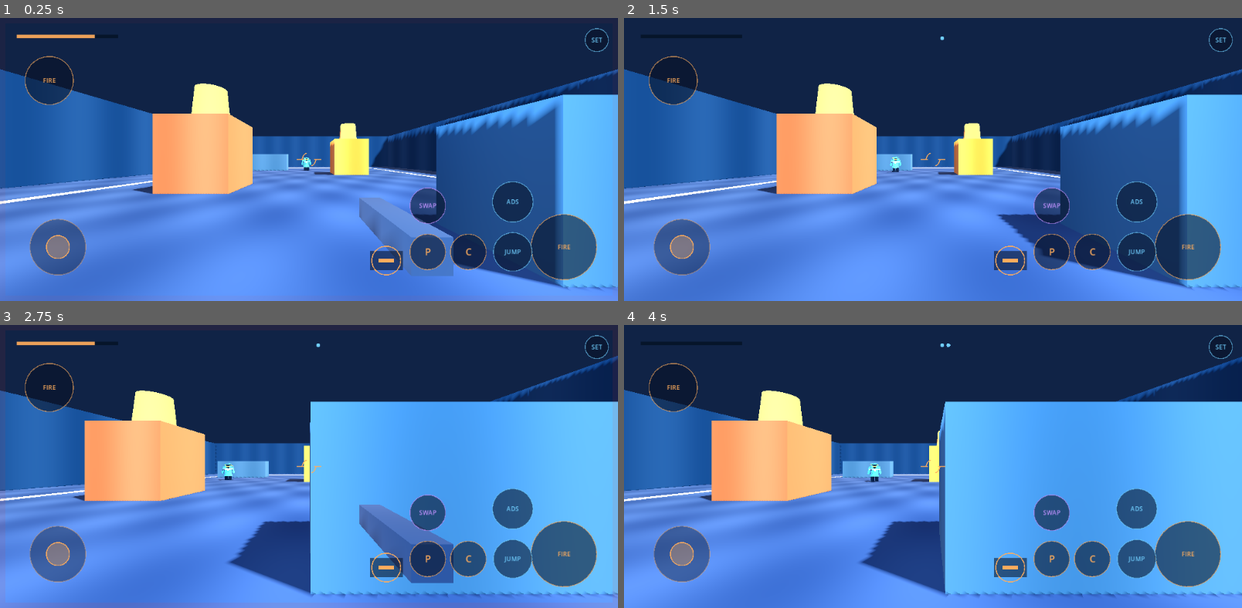
Above: before the commit, frames 1-4 (two rows, left to right).
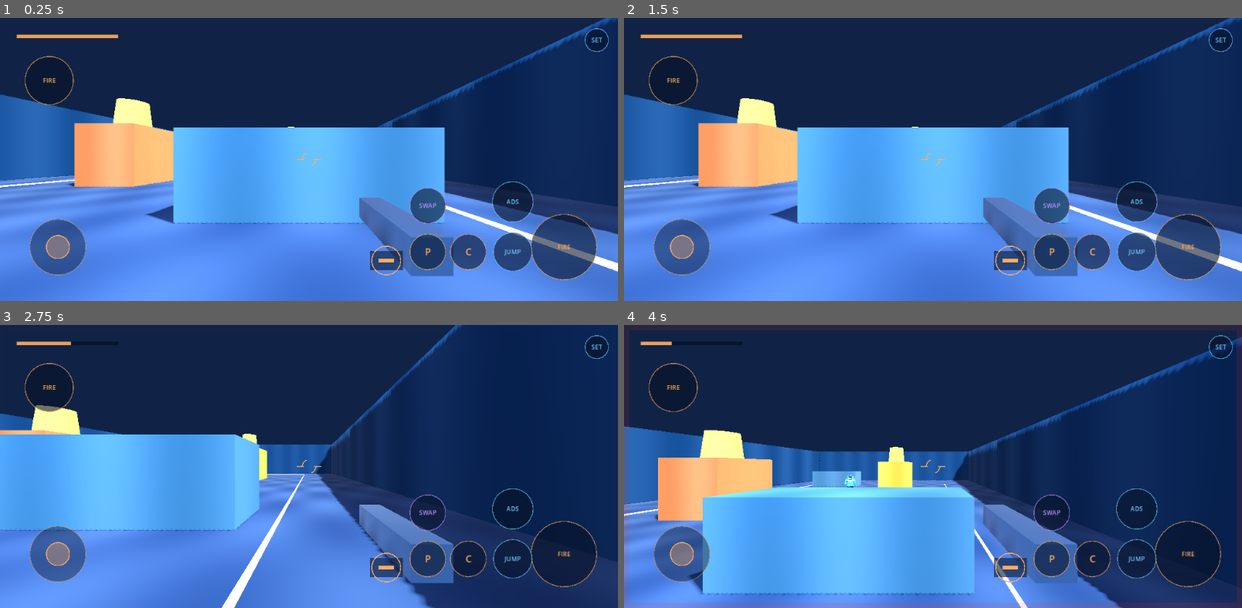
Above: after the commit, the same moments.

Repository: WillisLiao/X-in-a-bottle
Game: Godot game, scene res://main.tscn
The game is run twice, just before and just after one commit, with the same random seed, the same clock (stepped at 60 frames per second) and the same inputs.
Inputs (mouse positions are in pixels of both pictures, inside the frame that each line leads up to):
- Up to frame 1 (0.25 s): no input
- Up to frame 2 (1.5 s): tap Enter at 0.5 s; drag from (933, 159) to (994, 97) at 0.52 s; drag from (809, 173) to (902, 216) at 1.27 s
- Up to frame 3 (2.75 s): tap Space (jump) at 2 s; move the mouse to (370, 404) at 2.02 s; press the mouse at (370, 404) at 2.03 s; hold D (move_right) from 2.03 s (still down)
- Up to frame 4 (4 s): release D (move_right) at 2.75 s; release the mouse at (994, 404) at 2.75 s; drag from (902, 523) to (747, 424) at 2.77 s; move the mouse to (1118, 508) at 3.52 s; press the mouse at (1118, 508) at 3.53 s; hold A (move_left) from 3.53 s (still down); tap Space (jump) at 3.77 s

The runs differ from the first frame. In frame 1, 42% of the frame differs, in the area x 0-100%, y 0-100%; in frame 2, 44%; in frame 3, 55%; in frame 4, 61%.

Commit message:
feat: spawn duelists behind lane cover

Diff:
--- a/Riftline/scripts/riftline_arena.gd
+++ b/Riftline/scripts/riftline_arena.gd
@@ -2,6 +2,8 @@
 extends Node3D
 
 const PULP_LIT := preload("res://shaders/pulp_lit.gdshader")
+const SUN_COVER_SPAWN := Vector3(-15.0, 0.1, 6.0)
+const VOID_COVER_SPAWN := Vector3(16.0, 0.1, -6.0)
 
 var player: Duelist
 var bot: BotDuelist
@@ -104,13 +106,15 @@
 func _build_match() -> void:
 	director = MatchDirector.new()
 	add_child(director)
-	director.add_spawn(Duelist.Team.SUN, Vector3(-13, 0.1, 0))
-	director.add_spawn(Duelist.Team.VOID, Vector3(13, 0.1, 0))
+	# Each duelist begins with its gray lane block between it and the center.
+	# This makes the first action a deliberate peek rather than an instant sight-line.
+	director.add_spawn(Duelist.Team.SUN, SUN_COVER_SPAWN)
+	director.add_spawn(Duelist.Team.VOID, VOID_COVER_SPAWN)
 
 	player = Duelist.new()
 	player.name = "SunDuelist"
 	player.build(Duelist.Team.SUN, true)
-	player.position = Vector3(-13, 0.1, 0)
+	player.position = SUN_COVER_SPAWN
 	player.rotation.y = -PI * 0.5
 	add_child(player)
 	director.register_duelist(player)
@@ -118,7 +122,7 @@
 	bot = BotDuelist.new()
 	bot.name = "VoidDuelist"
 	bot.build(Duelist.Team.VOID, false)
-	bot.position = Vector3(11, 0.1, 0)
+	bot.position = VOID_COVER_SPAWN
 	bot.rotation.y = PI * 0.5
 	bot.target = player
 	add_child(bot)
